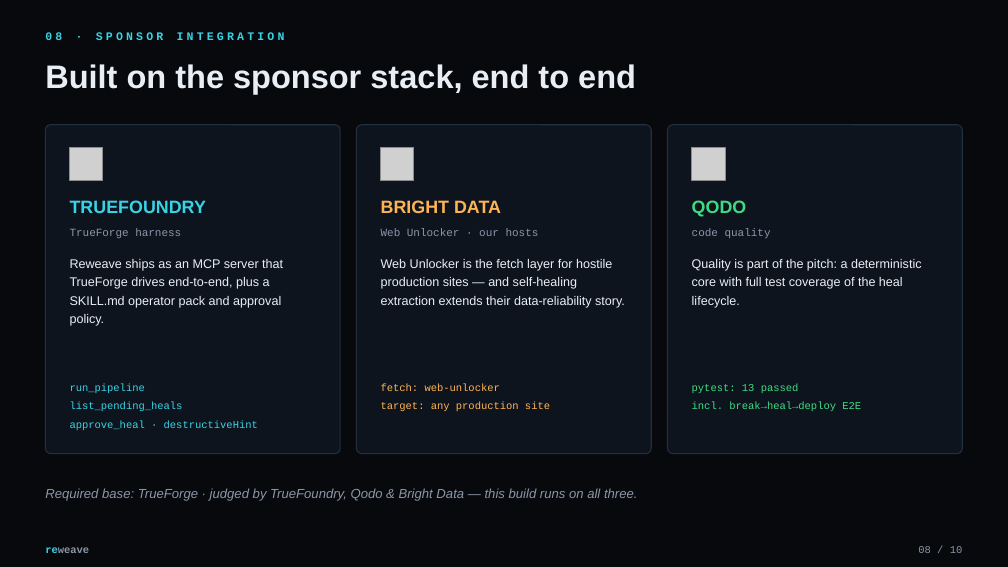
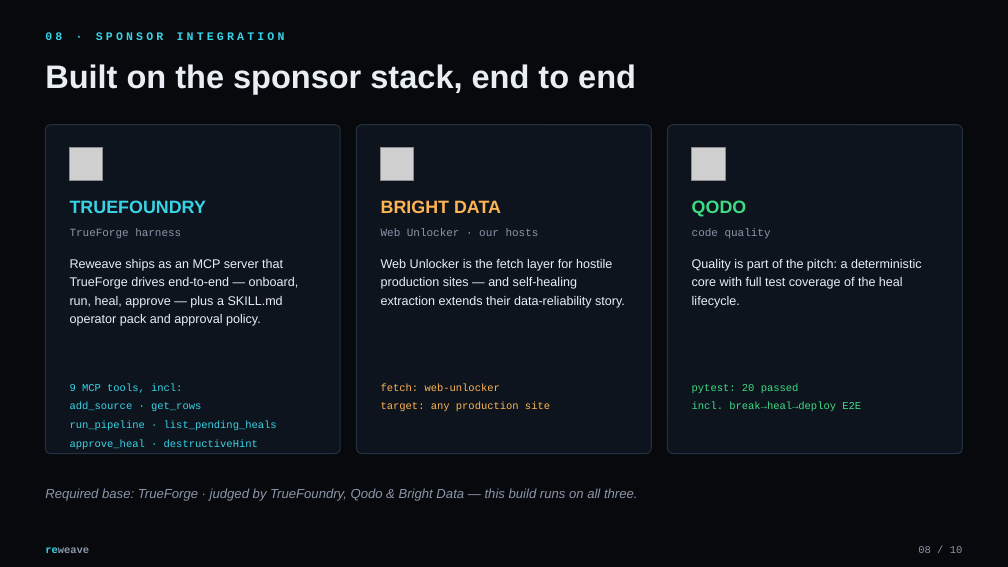
Before and after one commit to vnmoorthy/reweave, a slide deck: slide 8 of docs/reweave-deck.pptx. Drawn at 1008x567 pixels with LibreOffice and Linux fonts; fonts in the diff are those of the drawing; grey boxes stand for pictures. Boxes give left, top, right and bottom in pixels: in the first picture for what was removed or moved away, otherwise in the second. Text is boxed around its words. In the diff, an @@ line names an element or a change of style, - is before the commit and + after.

```diff
--- a/docs/reweave-deck.pptx
+++ b/docs/reweave-deck.pptx
@@ text at (x1=70, y1=259, x2=299, y2=326): text changed @@
-Reweave ships as an MCP server that TrueForge drives end-to-end, plus a SKILL.md operator pack and approval policy.
+Reweave ships as an MCP server that TrueForge drives end-to-end — onboard, run, heal, approve — plus a SKILL.md operator pack and approval policy.
@@ text at (x1=70, y1=383, x2=277, y2=430): text changed @@
-run_pipeline
-list_pending_heals
+9 MCP tools, incl:
+add_source · get_rows
+run_pipeline · list_pending_heals
@@ text at (x1=692, y1=383, x2=799, y2=393): text changed @@
-pytest: 13 passed
+pytest: 20 passed
```
Also in this commit, not shown: 6 other slides changed, 1 other file.
